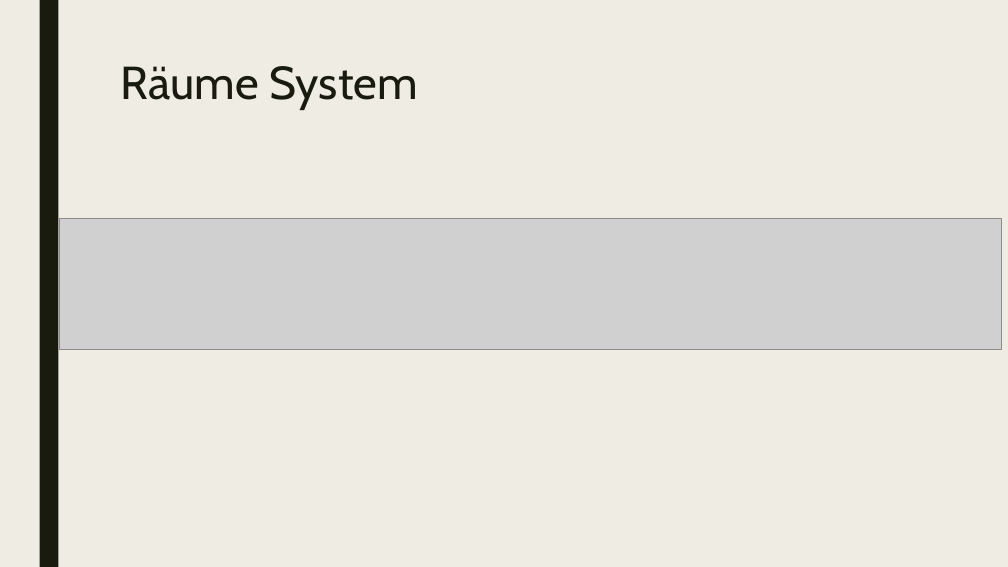
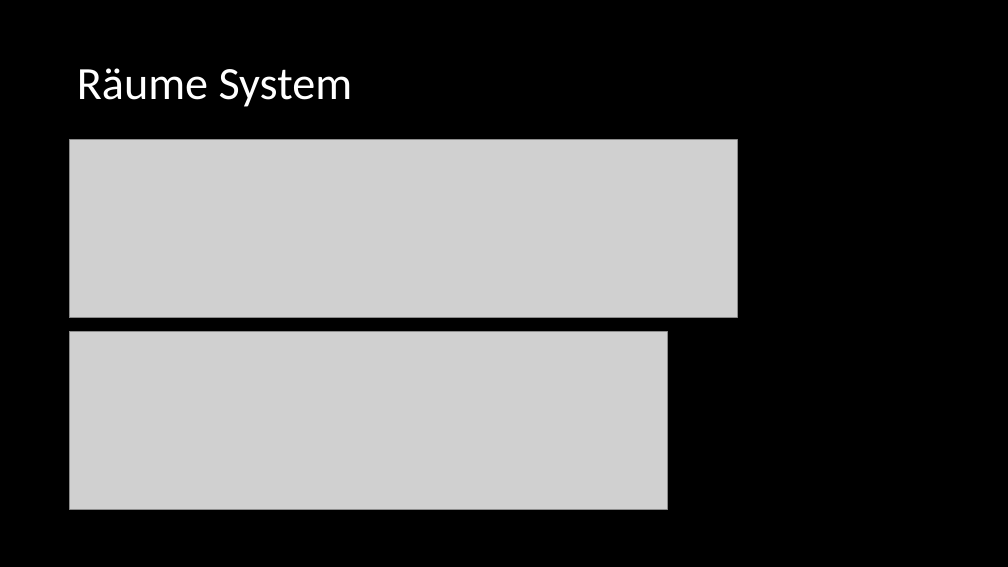
Before and after one commit to pfarrhoferphilip/Stadt-Land-Vollpfosten-Online, a slide deck: slide 8 of Dokumentation/Präsentation.pptx (slide 7 before the commit). Drawn at 1008x567 pixels with LibreOffice and Linux fonts; fonts in the diff are those of the drawing; grey boxes stand for pictures. Boxes give left, top, right and bottom in pixels: in the first picture for what was removed or moved away, otherwise in the second. Text is boxed around its words. In the diff, an @@ line names an element or a change of style, - is before the commit and + after.

```diff
--- a/Dokumentation/Präsentation.pptx
+++ b/Dokumentation/Präsentation.pptx
@@ background #EFEDE3 to #000000 @@
@@ rectangle removed at bbox=[39, 0, 58, 567] @@
@@ title "Räume System": place and size @@
-title "Räume System" at bbox=[121, 66, 418, 110]
+title "Räume System" at bbox=[77, 68, 353, 107]
@@ title "Räume System" at bbox=[77, 68, 353, 107]: font Cabin to Calibri, text colour #191B0E to #FFFFFF; line spacing 0.89 to 0.9; vertical alignment top to middle @@
@@ picture: place and size @@
-picture at bbox=[60, 218, 1001, 349]
+picture at bbox=[70, 140, 737, 318]
@@ picture added at bbox=[70, 332, 668, 510] @@
```
Also in this commit, not shown: 5 other slides changed, 3 slides added, 1 slide removed, 2 other files.
